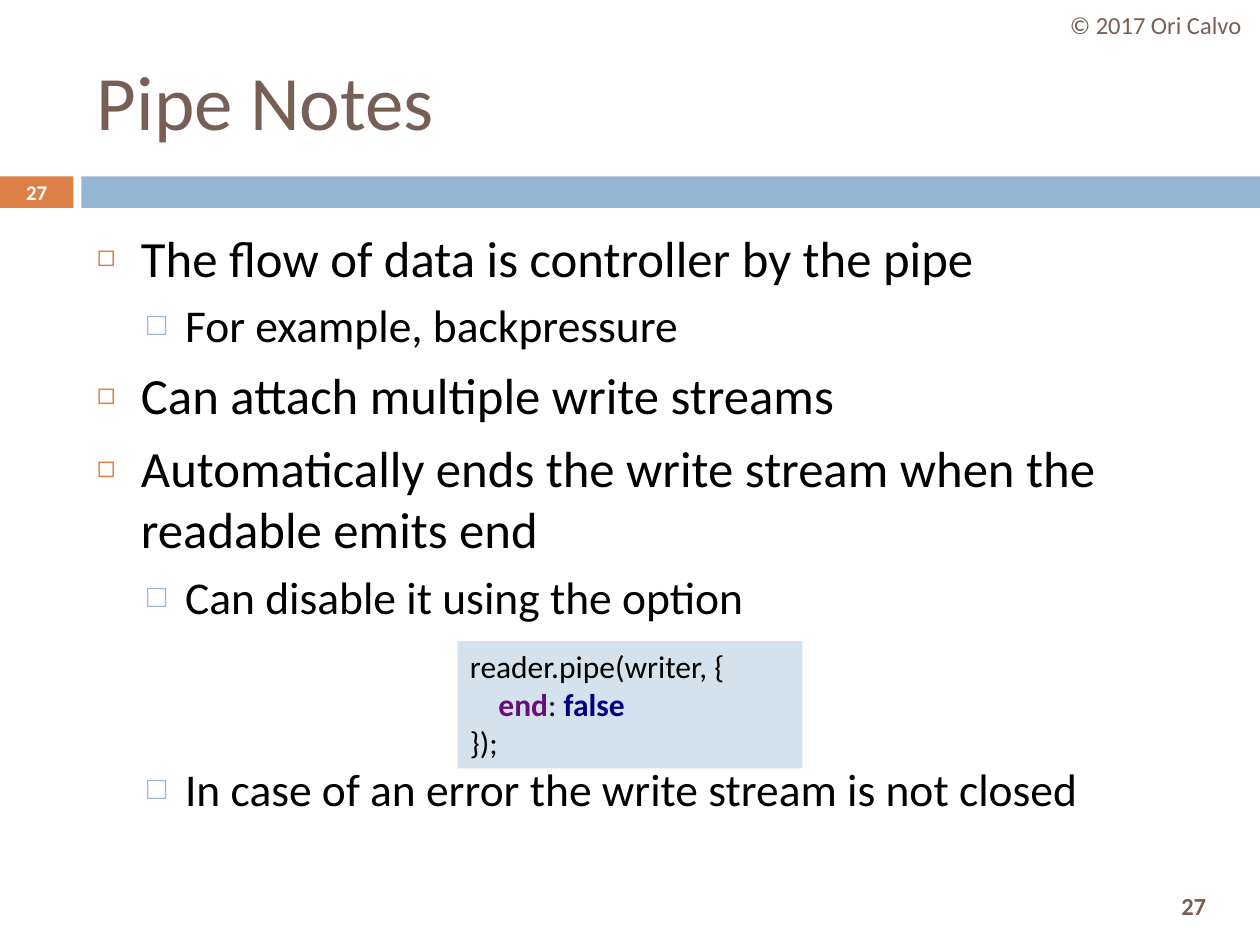
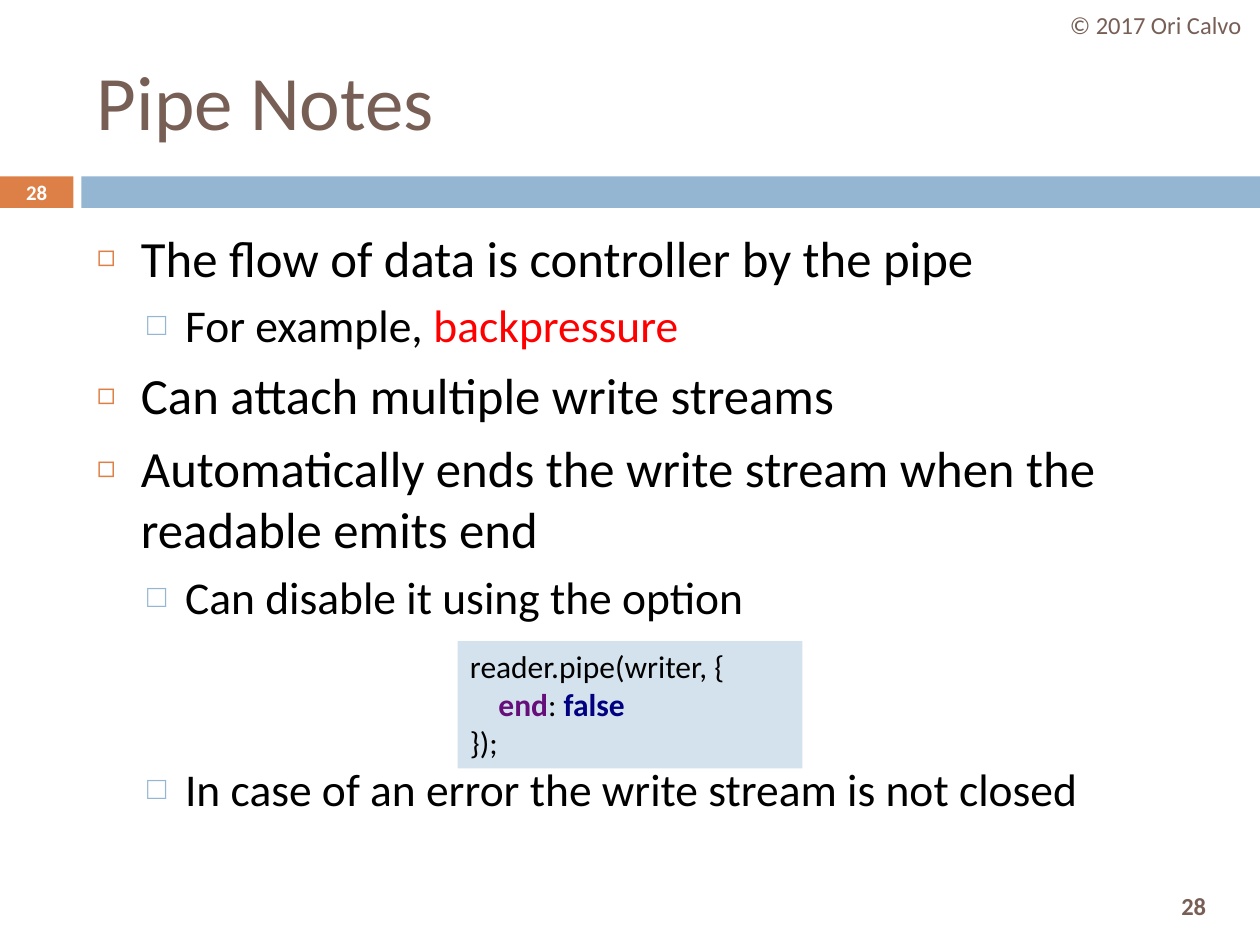
Before and after one commit to oricalvo/course-nodejs, a slide deck: slide 28 of PPTs/05 Core Modules.pptx (slide 27 before the commit). Drawn at 1260x945 pixels with LibreOffice and Linux fonts; fonts in the diff are those of the drawing. Boxes give left, top, right and bottom in pixels: in the first picture for what was removed or moved away, otherwise in the second. Text is boxed around its words. In the diff, an @@ line names an element or a change of style, - is before the commit and + after.

```diff
--- a/PPTs/05 Core Modules.pptx
+++ b/PPTs/05 Core Modules.pptx
@@ page number at [26,185,47,200]: text changed @@
-27
+28
@@ text at [185,310,678,350]: text colour #000000 to #FF0000 in "backpressure" @@
@@ page number at [1181,898,1206,915]: text changed @@
-27
+28
```
Also in this commit, not shown: 5 other slides changed, 4 slides added, 10 other files.
